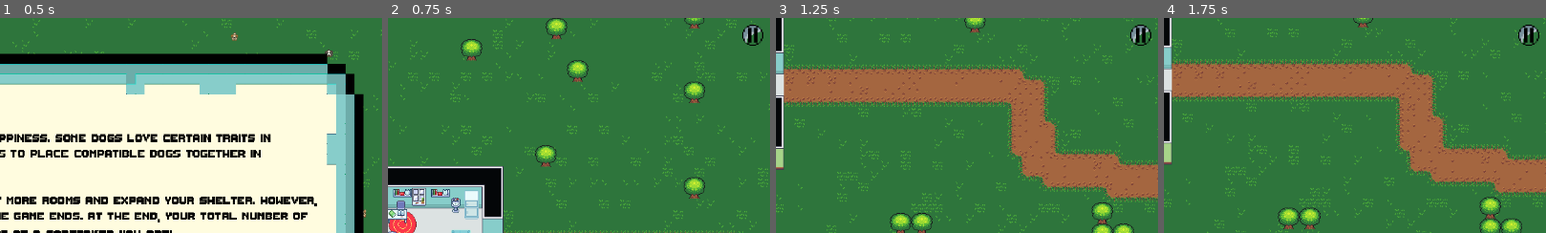
Above: before the commit, frames 1-4 (left to right).
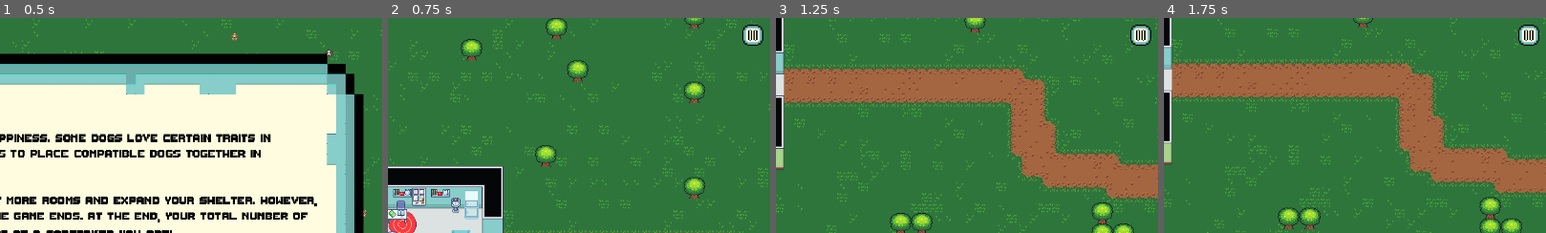
Above: after the commit, the same moments.

Repository: Tausva/DogShelter
Game: Godot game, scene res://scenes/game_menu/game_menu.tscn
The game is run twice, just before and just after one commit, with the same random seed, the same clock (stepped at 60 frames per second) and the same inputs.
Inputs (mouse positions are % of the whole screen's width and height, from its top left):
- Up to frame 1 (0.5 s): no input
- Up to frame 2 (0.75 s): click (76, 87) at 0.5 s
- Up to frame 3 (1.25 s): no input
- Up to frame 4 (1.75 s): move the mouse to (72, 45) at 1.27 s; hold D (Right) from 1.28 s (still down); click (72, 45) at 1.42 s
The pictures show only the part of the screen within x 50-100%, y 0-50%; the shares and areas given below are measured in that part.

Frame 1 is identical in both runs. In frame 2, 0.4% of the frame differs, in the area x 92-99%, y 3-13%; in frame 3, 0.4%; in frame 4, 0.4%.

Commit message:
changed pause button

Diff:
--- a/scenes/game_scene/ui.tscn
+++ b/scenes/game_scene/ui.tscn
@@ -3,9 +3,9 @@
 [ext_resource type="Script" path="res://scenes/game_scene/ui.gd" id="1_cl5pg"]
 [ext_resource type="PackedScene" uid="uid://cvxcoja7ghjj3" path="res://scenes/components/overall_happyness_component/overall_happyness_component.tscn" id="1_tmmil"]
 [ext_resource type="PackedScene" uid="uid://ddgwkkrgquk6a" path="res://scenes/UI/happyness_funds_ui.tscn" id="2_kr4x0"]
-[ext_resource type="Texture2D" uid="uid://c6n3ipt4bd2he" path="res://assets/pixil-frame-0.png" id="3_otgxb"]
-[ext_resource type="Texture2D" uid="uid://bc53pi4kqmilx" path="res://assets/pause_pressed.png" id="4_maibw"]
-[ext_resource type="Texture2D" uid="uid://dwadhlfuw082o" path="res://assets/pause_highlight.png" id="5_wuqah"]
+[ext_resource type="Texture2D" uid="uid://dwthb2ytq2p1m" path="res://assets/menu/pause normal.png" id="4_cklyu"]
+[ext_resource type="Texture2D" uid="uid://ct6lvsllnp2ys" path="res://assets/menu/pause press.png" id="5_0mvmv"]
+[ext_resource type="Texture2D" uid="uid://dyieqqds0gm5j" path="res://assets/menu/pause hover.png" id="6_efbv0"]
 
 [node name="UI" type="CanvasLayer"]
 script = ExtResource("1_cl5pg")
@@ -50,9 +50,9 @@
 custom_minimum_size = Vector2(32, 32)
 layout_mode = 2
 size_flags_horizontal = 8
-texture_normal = ExtResource("3_otgxb")
-texture_pressed = ExtResource("4_maibw")
-texture_hover = ExtResource("5_wuqah")
+texture_normal = ExtResource("4_cklyu")
+texture_pressed = ExtResource("5_0mvmv")
+texture_hover = ExtResource("6_efbv0")
 stretch_mode = 0
 
 [connection signal="pressed" from="MarginContainer/VBoxContainer2/TextureButton" to="." method="_on_texture_button_pressed"]
Binary file added: assets/menu/pause hover.png
Not shown, added: assets/menu/pause hover.png.import
Binary file changed: assets/menu/pause press.png
